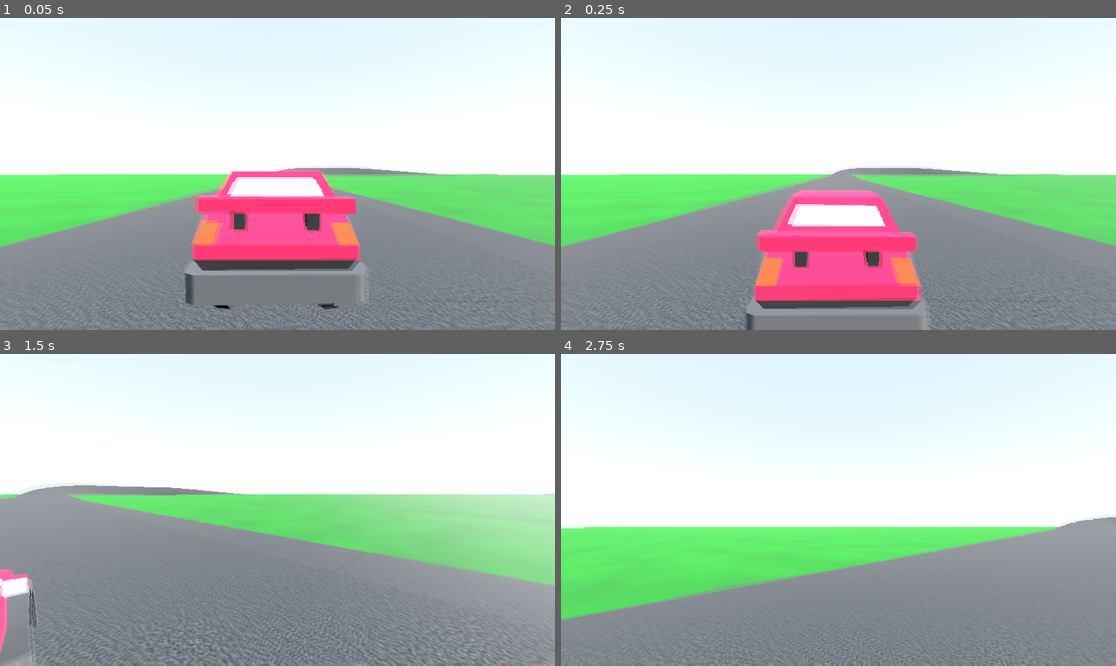
Above: before the commit, frames 1-4 (two rows, left to right).
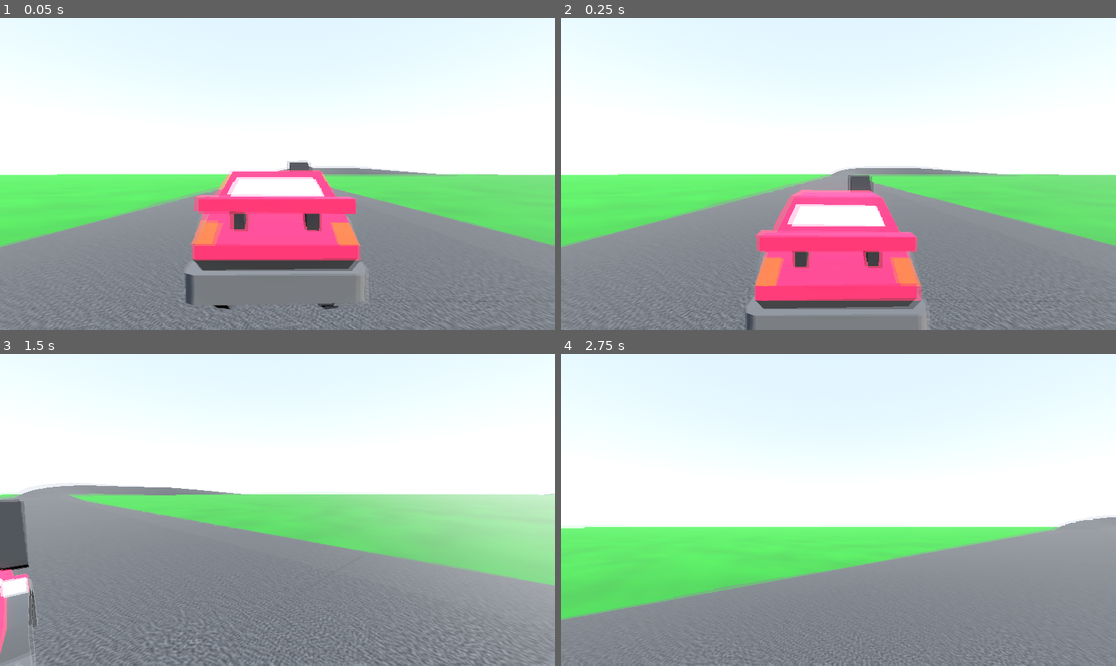
Above: after the commit, the same moments.

Repository: gmjtheeuwen/OwnTheRoad
Game: Godot game, scene res://scenes/car_test.tscn
The game is run twice, just before and just after one commit, with the same random seed, the same clock (stepped at 60 frames per second) and the same inputs. This scene is started directly instead of the project's main scene.
Inputs (mouse positions are in pixels of both pictures, inside the frame that each line leads up to):
- Up to frame 1 (0.05 s): no input
- Up to frame 2 (0.25 s): no input
- Up to frame 3 (1.5 s): move the mouse to (271, 516) at 0.52 s; hold W (up) from 0.53 s (still down); tap E (interact) at 0.6, 1.35 s; click (271, 516) at 0.67 s; move the mouse to (316, 513) at 1.27 s
- Up to frame 4 (2.75 s): keep holding W (up); move the mouse to (794, 506) at 2.02 s; tap E (interact) at 2.1 s

The runs differ from the first frame. In frame 1, 0.1% of the frame differs, in the area x 51-57%, y 45-50%; in frame 2, 0.2%; in frame 3, 1.1%, in the area x 0-6%, y 46-70%; in frame 4, nothing differs.

Commit message:
Resolved errors

Diff:
--- a/scenes/player_car.tscn
+++ b/scenes/player_car.tscn
@@ -1,7 +1,8 @@
-[gd_scene load_steps=20 format=4 uid="uid://dspuk2sfm2owv"]
+[gd_scene load_steps=21 format=4 uid="uid://dspuk2sfm2owv"]
 
 [ext_resource type="Script" uid="uid://co56bktg2mgct" path="res://addons/gevp/vehicle.gd" id="1_s2c5k"]
 [ext_resource type="Script" uid="uid://dr17n2xl15ks3" path="res://addons/gevp/wheel.gd" id="2_5hvhq"]
+[ext_resource type="PackedScene" uid="uid://be1cjv2645lcx" path="res://scenes/phone_example.tscn" id="6_w3cpc"]
 
 [sub_resource type="Curve" id="Curve_bt7kc"]
 _data = [Vector2(0, 0.494505), 0.0, 2.04495, 0, 0, Vector2(0.617978, 1), 0.0, 0.0, 0, 0, Vector2(1, 0.692308), -1.4839, 0.0, 0, 0]
@@ -439,5 +440,10 @@
 [node name="Camera" type="Camera3D" parent="Head"]
 current = true
 
+[node name="PhoneExample" parent="." instance=ExtResource("6_w3cpc")]
+transform = Transform3D(1, 0, 0, 0, 0.90895253, 0.4168996, 0, -0.4168996, 0.90895253, 0.43379205, 1.0024829, -1.15046)
+
 [connection signal="body_entered" from="Area3D" to="." method="_on_area_3d_body_entered"]
 [connection signal="body_exited" from="Area3D" to="." method="_on_area_3d_body_exited"]
+[connection signal="phone_area_entered" from="PhoneExample" to="." method="on_phone_entered"]
+[connection signal="phone_area_exited" from="PhoneExample" to="." method="on_phone_exited"]
--- a/states/DrivingPhoneState.gd
+++ b/states/DrivingPhoneState.gd
@@ -2,7 +2,7 @@
 class_name Driving_Phone
 
 @export var player: CharacterBody3D
-@export var player_car: CharacterBody3D
+@export var player_car: RigidBody3D
 var normal_fov := 75.0
 @export var phone_fov := 20.0
 var fov_speed := 4.0
